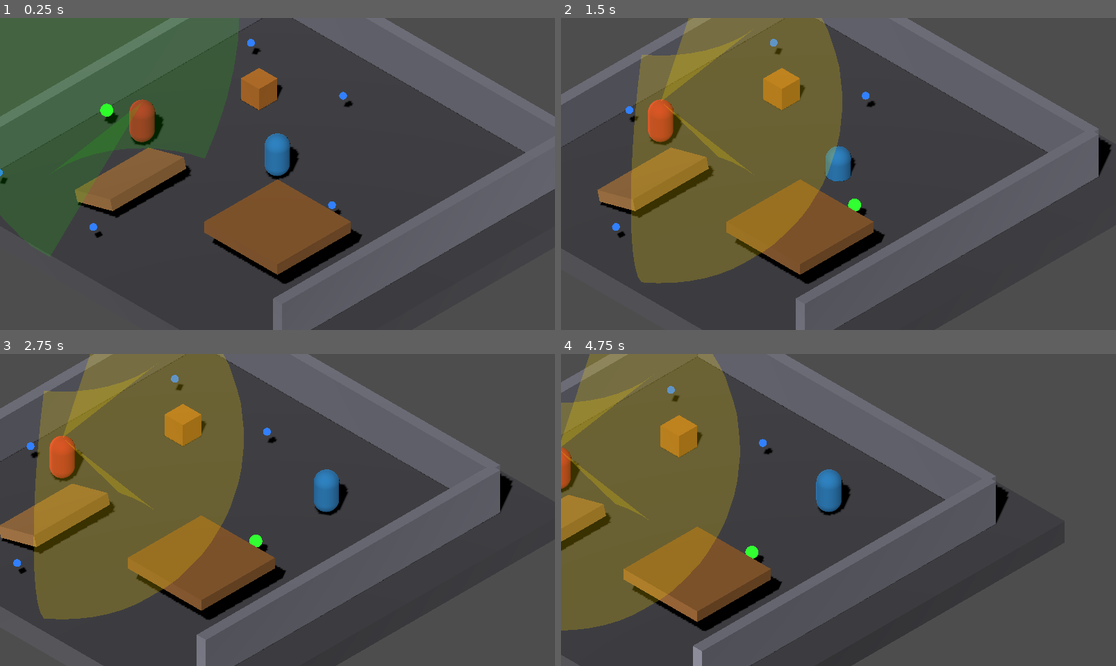
Above: before the commit, frames 1-4 (two rows, left to right).
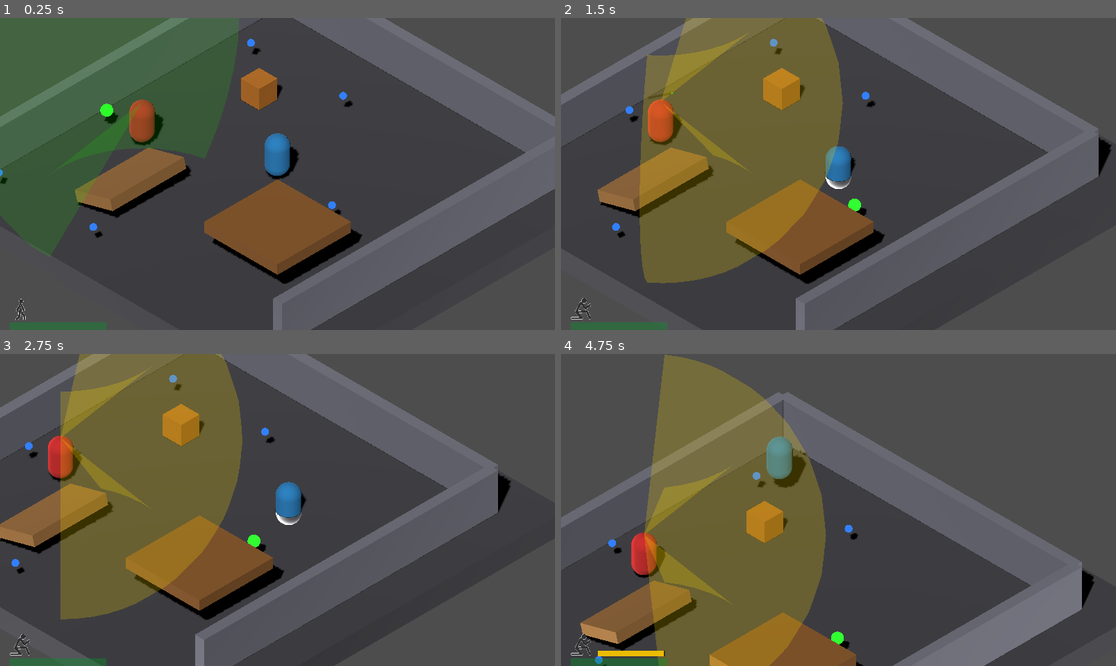
Above: after the commit, the same moments.

Repository: czoesq/3d-stealth
Game: Godot game, scene res://test_world.tscn
Same seed, same stepped clock (60 frames per second), same inputs: the game is played once before the commit and once after it.
Inputs:
- Up to frame 1 (0.25 s): no input
- Up to frame 2 (1.5 s): tap Enter at 0.5 s; hold D (move_right) 0.53-1.28 s; hold E (knockout) 0.53-1.28 s; tap C (crouch_toggle) at 0.6 s; tap Space (jump) at 0.77 s; hold Q (lethal_takedown) from 1.28 s (still down); tap E (knockout) at 1.35 s
- Up to frame 3 (2.75 s): tap Space (jump) at 1.52 s; tap Shift (sprint) at 1.55 s; release Q (lethal_takedown) at 2.03 s; hold D (move_right) from 2.03 s (still down); hold Shift (sprint) from 2.03 s (still down); tap C (crouch_toggle) at 2.3 s
- Up to frame 4 (4.75 s): release D (move_right) at 2.78 s; release Shift (sprint) at 2.78 s; hold W (move_forward) 2.78-3.53 s; tap C (crouch_toggle) at 2.85, 4.55 s; tap Space (jump) at 3.02, 3.77, 4.52 s; tap E (knockout) at 3.05 s; hold E (knockout) 3.53-4.28 s; hold A (move_left) from 3.53 s (still down); tap Shift (sprint) at 3.8, 4.35 s

The runs differ from the first frame. In frame 1, 0.5% of the frame differs, in the area x 1-20%, y 89-100%; in frame 2, 1.8%; in frame 3, 7.6%; in frame 4, 53%, in the area x 0-97%, y 0-100%.

Commit message:
feat: outline shader (per-height-raycast occlusion + rim), enemy SEARCH sweep, sprint toggle, stamina/health/HUD
- Outline: 32-ray per-height occlusion from camera, rim/Fresnel shader,
  avoids hint_depth_texture (returns 1.0 in spatial shaders, unsupported
  in canvas_item)
- Enemy SEARCH: sweeps vision ±60° at 25°/s around _search_target
- Sprint toggle (hold→press), auto-uncrouch on sprint tap
- Stamina (max=100, drain=20/s sprint, recharge=25/s), depletion forces
  normal mode
- Health (max=100), take_damage/heal methods, signals
- PlayerHUD: stance icon, stamina bar (hidden at 100%, white flash on
  depletion), health bar (faded at 100%)
- sprint toggle uncrouches + enables sprint

Diff:
--- a/Scripts/AI/TakedownIndicator.gd
+++ b/Scripts/AI/TakedownIndicator.gd
@@ -2,11 +2,17 @@
 
 var knockout_panel: Node3D
 var lethal_panel: Node3D
-var progress_bar: MeshInstance3D
 var indicator_visible: bool = false
 var _ko_label: Label3D
 var _knockout_mat: StandardMaterial3D
 var _lethal_mat: StandardMaterial3D
+var _ko_bg_mesh: MeshInstance3D
+var _lethal_bg_mesh: MeshInstance3D
+var _ko_fill_mesh: MeshInstance3D
+var _ko_fill_mat: StandardMaterial3D
+var _ko_default_color: Color
+var _lethal_default_color: Color
+var _flash_tween: Tween
 
 
 func _ready() -> void:
@@ -19,20 +25,21 @@
 	_lethal_mat = StandardMaterial3D.new()
 	_lethal_mat.albedo_color = Color(0.9, 0.15, 0.1, 0.85)
 	_lethal_mat.shading_mode = BaseMaterial3D.SHADING_MODE_UNSHADED
-	_lethal_mat.billboard_mode = BaseMaterial3D.BILLBOARD_ENABLED
+	_lethal_mat.transparency = BaseMaterial3D.TRANSPARENCY_ALPHA
 	_lethal_mat.cull_mode = BaseMaterial3D.CULL_DISABLED
+	_lethal_default_color = _lethal_mat.albedo_color
 
 	lethal_panel = Node3D.new()
 	lethal_panel.name = "LethalPanel"
 	lethal_panel.position = Vector3(-0.8, 0, 0)
 	add_child(lethal_panel)
 
-	var lethal_bg := MeshInstance3D.new()
+	_lethal_bg_mesh = MeshInstance3D.new()
 	var lethal_quad := QuadMesh.new()
 	lethal_quad.size = Vector2(0.9, 0.9)
-	lethal_bg.mesh = lethal_quad
-	lethal_bg.material_override = _lethal_mat
-	lethal_panel.add_child(lethal_bg)
+	_lethal_bg_mesh.mesh = lethal_quad
+	_lethal_bg_mesh.material_override = _lethal_mat
+	lethal_panel.add_child(_lethal_bg_mesh)
 
 	var lethal_label := Label3D.new()
 	lethal_label.text = "Q"
@@ -46,20 +53,35 @@
 	_knockout_mat = StandardMaterial3D.new()
 	_knockout_mat.albedo_color = Color(0.9, 0.8, 0.1, 0.85)
 	_knockout_mat.shading_mode = BaseMaterial3D.SHADING_MODE_UNSHADED
-	_knockout_mat.billboard_mode = BaseMaterial3D.BILLBOARD_ENABLED
+	_knockout_mat.transparency = BaseMaterial3D.TRANSPARENCY_ALPHA
 	_knockout_mat.cull_mode = BaseMaterial3D.CULL_DISABLED
+	_ko_default_color = _knockout_mat.albedo_color
 
 	knockout_panel = Node3D.new()
 	knockout_panel.name = "KnockoutPanel"
 	knockout_panel.position = Vector3(0.8, 0, 0)
 	add_child(knockout_panel)
 
-	var ko_bg := MeshInstance3D.new()
+	_ko_bg_mesh = MeshInstance3D.new()
 	var ko_quad := QuadMesh.new()
 	ko_quad.size = Vector2(0.9, 0.9)
-	ko_bg.mesh = ko_quad
-	ko_bg.material_override = _knockout_mat
-	knockout_panel.add_child(ko_bg)
+	_ko_bg_mesh.mesh = ko_quad
+	_ko_bg_mesh.material_override = _knockout_mat
+	knockout_panel.add_child(_ko_bg_mesh)
+
+	_ko_fill_mat = StandardMaterial3D.new()
+	_ko_fill_mat.albedo_color = Color(0.9, 0.8, 0.1, 0.85)
+	_ko_fill_mat.shading_mode = BaseMaterial3D.SHADING_MODE_UNSHADED
+	_ko_fill_mat.transparency = BaseMaterial3D.TRANSPARENCY_ALPHA
+	_ko_fill_mat.cull_mode = BaseMaterial3D.CULL_DISABLED
+
+	_ko_fill_mesh = MeshInstance3D.new()
+	var fill_quad := QuadMesh.new()
+	fill_quad.size = Vector2(0.9, 0.9)
+	_ko_fill_mesh.mesh = fill_quad
+	_ko_fill_mesh.material_override = _ko_fill_mat
+	_ko_fill_mesh.visible = false
+	knockout_panel.add_child(_ko_fill_mesh)
 
 	_ko_label = Label3D.new()
 	_ko_label.text = "E"
@@ -69,19 +91,6 @@
 	_ko_label.modulate = Color(1, 1, 1, 1)
 	_ko_label.position = Vector3(0, 0, 0.01)
 	knockout_panel.add_child(_ko_label)
-
-	var progress_mat := StandardMaterial3D.new()
-	progress_mat.albedo_color = Color(0.3, 0.9, 0.3, 0.9)
-	progress_mat.shading_mode = BaseMaterial3D.SHADING_MODE_UNSHADED
-	progress_mat.billboard_mode = BaseMaterial3D.BILLBOARD_ENABLED
-
-	progress_bar = MeshInstance3D.new()
-	var progress_quad := QuadMesh.new()
-	progress_quad.size = Vector2(0.0, 0.12)
-	progress_bar.mesh = progress_quad
-	progress_bar.material_override = progress_mat
-	progress_bar.position = Vector3(0, -0.55, 0.01)
-	knockout_panel.add_child(progress_bar)
 
 	visible = false
 
@@ -98,7 +107,7 @@
 		var up := Vector3.UP
 		if abs(look_dir.dot(up)) > 0.99:
 			up = Vector3.FORWARD
-		var target_basis := Basis.looking_at(look_dir, up)
+		var target_basis := Basis.looking_at(-look_dir, up)
 		transform.basis = target_basis
 
 
@@ -106,17 +115,20 @@
 	match mode:
 		"takedown":
 			lethal_panel.visible = true
-			_knockout_mat.albedo_color = Color(0.9, 0.8, 0.1, 0.85)
+			_ko_default_color = Color(0.9, 0.8, 0.1, 0.85)
+			_knockout_mat.albedo_color = _ko_default_color
 			_ko_label.text = "E"
 			knockout_panel.position.x = 0.8
 		"drag":
 			lethal_panel.visible = false
-			_knockout_mat.albedo_color = Color(0.9, 0.8, 0.1, 0.85)
+			_ko_default_color = Color(0.9, 0.8, 0.1, 0.85)
+			_knockout_mat.albedo_color = _ko_default_color
 			_ko_label.text = "E"
 			knockout_panel.position.x = 0.0
 		"drop":
 			lethal_panel.visible = false
-			_knockout_mat.albedo_color = Color(0.2, 0.9, 0.3, 0.85)
+			_ko_default_color = Color(0.2, 0.9, 0.3, 0.85)
+			_knockout_mat.albedo_color = _ko_default_color
 			_ko_label.text = "DROP"
 			knockout_panel.position.x = 0.0
 
@@ -124,12 +136,39 @@
 func show_indicators(state: bool) -> void:
 	indicator_visible = state
 	visible = state
+	if _flash_tween:
+		_flash_tween.kill()
+		_flash_tween = null
 	if not state:
 		update_hold_progress(0.0)
 
 
 func update_hold_progress(pct: float) -> void:
 	pct = clampf(pct, 0.0, 1.0)
-	if progress_bar and progress_bar.mesh is QuadMesh:
-		var qm := progress_bar.mesh as QuadMesh
-		qm.size = Vector2(0.75 * pct, 0.12)
+	if pct > 0.0:
+		_ko_fill_mesh.visible = true
+		_ko_fill_mesh.scale.y = pct
+		_ko_fill_mesh.position.y = -0.45 * (1.0 - pct)
+		_knockout_mat.albedo_color = Color(0.0, 0.0, 0.0, 0.7)
+	else:
+		_ko_fill_mesh.visible = false
+		_knockout_mat.albedo_color = _ko_default_color
+
+
+func flash_indicators(panel: String) -> void:
+	if _flash_tween:
+		_flash_tween.kill()
+	_flash_tween = create_tween()
+	var mat: StandardMaterial3D
+	var default_color: Color
+	match panel:
+		"lethal":
+			mat = _lethal_mat
+			default_color = _lethal_default_color
+		"knockout":
+			mat = _knockout_mat
+			default_color = _ko_default_color
+		_:
+			return
+	_flash_tween.tween_property(mat, "albedo_color", Color.WHITE, 0.1)
+	_flash_tween.tween_property(mat, "albedo_color", default_color, 0.4)
--- a/Scripts/AI/enemy_controller.gd
+++ b/Scripts/AI/enemy_controller.gd
@@ -33,6 +33,10 @@
 @export var chase_speed: float = 5.0
 @export var suspicious_speed: float = 3.5
 @export var angular_speed: float = 180.0
+
+@export_group("Search")
+@export var search_sweep_range: float = 60.0
+@export var search_sweep_speed: float = 25.0
 
 @export_group("Knocked Out")
 @export var revive_time: float = 4.0
@@ -65,6 +69,8 @@
 var _current_alarm_panel: Node3D = null
 var _get_help_target: Vector3
 var _investigate_timer: float = 0.0
+var _sweep_angle: float = 0.0
+var _sweep_dir: float = 1.0
 var _detection_bar_bg: MeshInstance3D
 var _detection_bar_fill: MeshInstance3D
 var _detection_bar_root: Node3D
@@ -540,6 +546,8 @@
 	state = State.SEARCH
 	_search_timer = 0.0
 	_has_last_known_pos = true
+	_sweep_angle = 0.0
+	_sweep_dir = 1.0
 	if player_in_sight and player:
 		_search_target = player.global_position
 	elif player:
@@ -550,7 +558,19 @@
 
 func _process_search(delta: float) -> void:
 	velocity = velocity.lerp(Vector3.ZERO, 4.0 * delta)
-	_rotate_look(_search_target, delta)
+
+	_sweep_angle += _sweep_dir * search_sweep_speed * delta
+	if abs(_sweep_angle) > search_sweep_range:
+		_sweep_dir *= -1
+		_sweep_angle = clampf(_sweep_angle, -search_sweep_range, search_sweep_range)
+
+	var dir := (_search_target - global_position).normalized()
+	dir.y = 0.0
+	if dir.length_squared() > 0.0:
+		var swept := dir.rotated(Vector3.UP, deg_to_rad(_sweep_angle))
+		var target_basis := Basis.looking_at(swept, Vector3.UP)
+		transform.basis = transform.basis.slerp(target_basis, turn_rate * delta)
+
 	_search_timer += delta
 
 
@@ -1124,3 +1144,9 @@
 	var ind := find_child("TakedownIndicator", true, false)
 	if ind and ind.has_method("update_hold_progress"):
 		ind.update_hold_progress(pct)
+
+
+func flash_indicators(panel: String) -> void:
+	var ind := find_child("TakedownIndicator", true, false)
+	if ind and ind.has_method("flash_indicators"):
+		ind.flash_indicators(panel)
--- a/Scripts/Player/PlayerTakedownController.gd
+++ b/Scripts/Player/PlayerTakedownController.gd
@@ -20,6 +20,7 @@
 var dragging: bool = false
 var _dragged_enemy: Node3D = null
 var _drag_hold_timer: float = 0.0
+var _hold_locked_target: Node3D = null
 
 @onready var camera: Camera3D = get_viewport().get_camera_3d()
 
@@ -37,6 +38,18 @@
 		return
 
 	takedown_cooldown -= delta
+
+	if _hold_locked_target and hold_progress > 0.0:
+		if not is_instance_valid(_hold_locked_target):
+			_hold_locked_target = null
+			hold_progress = 0.0
+			_clear_indicators()
+			return
+		current_target = _hold_locked_target
+		current_target_type = TargetType.TAKEDOWN
+		_process_takedown_input(delta)
+		return
+
 	if takedown_cooldown > 0.0:
 		_clear_indicators()
 		return
@@ -57,9 +70,11 @@
 
 
 func _process_takedown_input(delta: float) -> void:
-	if not _is_valid_takedown_target(current_target):
-		_clear_current_target()
-		return
+	if hold_progress <= 0.0:
+		if not _is_valid_takedown_target(current_target):
+			_clear_current_target()
+			return
+		_hold_locked_target = current_target
 
 	if Input.is_action_just_pressed("lethal_takedown"):
 		_perform_lethal_takedown(current_target)
@@ -73,6 +88,7 @@
 	else:
 		hold_progress = 0.0
 		current_target.update_hold_progress(0.0)
+		_hold_locked_target = null
 
 
 func _process_drag_input(delta: float) -> void:
@@ -225,10 +241,13 @@
 		_last_indicator_target.update_hold_progress(0.0)
 	_last_indicator_target = null
 	current_target = null
+	_hold_locked_target = null
+	hold_progress = 0.0
 
 
 func _clear_current_target() -> void:
 	current_target = null
+	_hold_locked_target = null
 	hold_progress = 0.0
 	if _last_indicator_target:
 		_last_indicator_target.update_hold_progress(0.0)
@@ -238,7 +257,10 @@
 	if not _is_valid_takedown_target(target):
 		return
 	takedown_active = true
-	_clear_indicators()
+	_hold_locked_target = null
+
+	if is_instance_valid(target) and target.has_method("flash_indicators"):
+		target.flash_indicators("lethal")
 
 	var enemy_pos := target.global_position
 	var dir_to_player := (player.global_position - enemy_pos).normalized()
@@ -259,18 +281,20 @@
 	if is_instance_valid(target) and target.has_method("kill"):
 		target.kill()
 
+	_clear_indicators()
+
 	if player.has_method("set_takedown_active"):
 		player.set_takedown_active(false)
 
 	takedown_active = false
 	takedown_cooldown = 0.3
 
-
 func _perform_knockout_takedown(target: Node3D) -> void:
-	if not _is_valid_takedown_target(target):
-		return
 	takedown_active = true
-	_clear_indicators()
+	_hold_locked_target = null
+
+	if is_instance_valid(target) and target.has_method("flash_indicators"):
+		target.flash_indicators("knockout")
 
 	var enemy_pos := target.global_position
 	var dir_to_player := (player.global_position - enemy_pos).normalized()
@@ -291,6 +315,8 @@
 	if is_instance_valid(target) and target.has_method("knock_out"):
 		target.knock_out()
 
+	_clear_indicators()
+
 	if player.has_method("set_takedown_active"):
 		player.set_takedown_active(false)
 
--- a/Scripts/Player/player_controller.gd
+++ b/Scripts/Player/player_controller.gd
@@ -25,6 +25,14 @@
 @export var crouch_transition_speed: float = 8.0
 var normal_collision_height: float = 1.8
 
+@export_group("Stamina")
+@export var max_stamina: float = 100.0
+@export var stamina_drain_rate: float = 20.0
+@export var stamina_recharge_rate: float = 25.0
+
+@export_group("Health")
+@export var max_health: float = 100.0
+
 @export_group("Sprint Noise")
 @export var sprint_noise_rate: float = 1.0
 @export var max_noise: float = 100.0
@@ -49,6 +57,12 @@
 var takedown_active: bool = false
 var dragging: bool = false
 var collision_shape: CollisionShape3D
+var _outline_mesh: MeshInstance3D
+var _occlusion_timer: float = 0.0
+
+var stamina: float = 100.0
+var health: float = 100.0
+
 @onready var camera: Camera3D = get_viewport().get_camera_3d()
 
 
@@ -57,6 +71,9 @@
 signal movement_state_changed(state: String)
 signal detected
 signal player_visibility_changed(visible: bool)
+signal stamina_changed(current: float, max_val: float)
+signal stamina_depleted
+signal health_changed(current: float, max_val: float)
 
 
 func _ready() -> void:
@@ -67,8 +84,14 @@
 
 	current_stealth = max_stealth
 	stealth_changed.emit(current_stealth)
+	stamina = max_stamina
+	stamina_changed.emit(stamina, max_stamina)
+	health = max_health
+	health_changed.emit(health, max_health)
 
 	_setup_takedown_controller()
+	_setup_outline()
+	_setup_hud()
 
 
 func _setup_takedown_controller() -> void:
@@ -78,6 +101,70 @@
 	add_child(ctrl)
 
 
+func _setup_hud() -> void:
+	var HUD := preload("res://Scripts/UI/PlayerHUD.gd")
+	var hud := HUD.new()
+	hud.name = "PlayerHUD"
+	add_child(hud)
+
+
+func _setup_outline() -> void:
+	var original_mesh := $MeshInstance3D as MeshInstance3D
+	if not original_mesh or not original_mesh.mesh is CapsuleMesh:
+		return
+	var cap := original_mesh.mesh as CapsuleMesh
+	var dup_mesh := CapsuleMesh.new()
+	dup_mesh.height = cap.height
+	dup_mesh.radius = cap.radius
+	var mat := ShaderMaterial.new()
+	mat.shader = preload("res://Shaders/player_outline.gdshader")
+	_outline_mesh = MeshInstance3D.new()
+	_outline_mesh.name = "OutlineMesh"
+	_outline_mesh.mesh = dup_mesh
+	_outline_mesh.material_override = mat
+	add_child(_outline_mesh)
+
+
+func _update_outline_occlusion() -> void:
+	if not _outline_mesh or not camera:
+		return
+
+	_occlusion_timer -= get_physics_process_delta_time()
+	if _occlusion_timer > 0.0:
+		return
+	_occlusion_timer = 0.1
+
+	var space := get_world_3d().direct_space_state
+	if not space:
+		_outline_mesh.visible = false
+		return
+
+	var origin := camera.global_position
+	var num_samples := 32
+	var data: Array[float] = []
+	data.resize(num_samples)
+	var any_occluded := false
+
+	for i in num_samples:
+		var h := -0.9 + 1.8 * float(i) / float(num_samples - 1)
+		var p := global_position + Vector3(0, h, 0)
+		var dist := origin.distance_to(p)
+		var query := PhysicsRayQueryParameters3D.create(origin, p)
+		query.exclude = [self]
+		var hit := space.intersect_ray(query)
+		if hit and origin.distance_to(hit.position) < dist - 0.05:
+			data[i] = 1.0
+			any_occluded = true
+		else:
+			data[i] = 0.0
+
+	var mat := _outline_mesh.material_override as ShaderMaterial
+	if mat:
+		mat.set_shader_parameter("occlusion_data", data)
+
+	_outline_mesh.visible = any_occluded
+
+
 func _physics_process(delta: float) -> void:
 	if takedown_active:
 		velocity = Vector3.ZERO
@@ -96,8 +183,10 @@
 	_rotate_to_movement(move_dir, delta)
 
 	_update_crouch_collision(delta)
+	_update_stamina(delta)
 	_update_stealth(delta)
 	_update_noise(delta)
+	_update_outline_occlusion()
 	was_on_floor = is_on_floor()
 
 
@@ -115,6 +204,9 @@
 	if Input.is_action_just_pressed("crouch_toggle"):
 		crouching = not crouching
 		movement_state_changed.emit("crouch" if crouching else "walk")
+		if crouching and sprinting:
+			sprinting = false
+			movement_state_changed.emit("crouch")
 
 	if Input.is_action_just_pressed("toggle_invisibility"):
 		invisible_to_ai = not invisible_to_ai
@@ -122,8 +214,14 @@
 	if Input.is_action_just_pressed("skill_debug_toggle"):
 		_toggle_skill_debug()
 
-	var moving := _get_input_direction().length_squared() > 0.01
-	sprinting = Input.is_action_pressed("sprint") and not crouching and moving
+	if Input.is_action_just_pressed("sprint"):
+		if sprinting:
+			sprinting = false
+			movement_state_changed.emit("walk" if not crouching else "crouch")
+		elif stamina > 0.0:
+			crouching = false
+			sprinting = true
+			movement_state_changed.emit("sprint")
 
 
 func _get_input_direction() -> Vector2:
@@ -188,6 +286,29 @@
 	capsule.height = move_toward(capsule.height, target_height, crouch_transition_speed * delta)
 
 
+func _update_stamina(delta: float) -> void:
+	if sprinting and _get_input_direction().length_squared() > 0.01:
+		stamina = maxf(stamina - stamina_drain_rate * delta, 0.0)
+		stamina_changed.emit(stamina, max_stamina)
+		if stamina <= 0.0:
+			sprinting = false
+			movement_state_changed.emit("walk" if not crouching else "crouch")
+			stamina_depleted.emit()
+	elif stamina < max_stamina:
+		stamina = minf(stamina + stamina_recharge_rate * delta, max_stamina)
+		stamina_changed.emit(stamina, max_stamina)
+
+
+func take_damage(amount: float) -> void:
+	health = maxf(health - amount, 0.0)
+	health_changed.emit(health, max_health)
+
+
+func heal(amount: float) -> void:
+	health = minf(health + amount, max_health)
+	health_changed.emit(health, max_health)
+
+
 func _update_stealth(delta: float) -> void:
 	## Recovery when not actively detected.
 	## Hook: Check detection system status here —
@@ -236,6 +357,8 @@
 func get_visibility_factor() -> float:
 	return 0.0 if not player_visible else 1.0
 
+
+
 func _toggle_skill_debug() -> void:
 	var existing := get_tree().current_scene.find_child("SkillDebugUI", false, false)
 	if existing:
--- /dev/null
+++ b/Scripts/UI/PlayerHUD.gd
@@ -0,0 +1,129 @@
+extends CanvasLayer
+
+var _stance_icon: TextureRect
+var _stamina_bg: ColorRect
+var _stamina_fill: ColorRect
+var _health_bg: ColorRect
+var _health_fill: ColorRect
+var _player: Node
+var _normal_stamina_color: Color = Color(1.0, 0.8, 0.0, 0.9)
+var _full_health_color: Color = Color(0.0, 0.8, 0.2, 0.9)
+
+const ICON_CROUCH := preload("res://UI/HUD/icon-crouching.png")
+const ICON_WALK := preload("res://UI/HUD/icon-walking.png")
+const ICON_SPRINT := preload("res://UI/HUD/icon-sprinting.png")
+
+
+func _ready() -> void:
+	var root := Control.new()
+	root.name = "HUDContainer"
+	add_child(root)
+
+	_stance_icon = TextureRect.new()
+	_stance_icon.name = "StanceIcon"
+	_stance_icon.expand_mode = TextureRect.EXPAND_IGNORE_SIZE
+	_stance_icon.stretch_mode = TextureRect.STRETCH_KEEP_ASPECT_CENTERED
+	root.add_child(_stance_icon)
+
+	_stamina_bg = ColorRect.new()
+	_stamina_bg.name = "StaminaBg"
+	_stamina_bg.color = Color(0.15, 0.15, 0.15, 0.8)
+	root.add_child(_stamina_bg)
+
+	_stamina_fill = ColorRect.new()
+	_stamina_fill.name = "StaminaFill"
+	_stamina_fill.color = _normal_stamina_color
+	root.add_child(_stamina_fill)
+
+	_health_bg = ColorRect.new()
+	_health_bg.name = "HealthBg"
+	_health_bg.color = Color(0.12, 0.12, 0.12, 0.7)
+	root.add_child(_health_bg)
+
+	_health_fill = ColorRect.new()
+	_health_fill.name = "HealthFill"
+	_health_fill.color = _full_health_color
+	root.add_child(_health_fill)
+
+	call_deferred("_layout")
+	get_viewport().size_changed.connect(_layout)
+
+	call_deferred("_find_player")
+
+
+func _find_player() -> void:
+	var players := get_tree().get_nodes_in_group("player")
+	if players.is_empty():
+		return
+	_player = players[0]
+	_player.movement_state_changed.connect(_on_movement_state)
+	_player.stamina_changed.connect(_on_stamina)
+	_player.stamina_depleted.connect(_on_stamina_depleted)
+	_player.health_changed.connect(_on_health)
+	_on_movement_state("walk")
+	_on_stamina(_player.stamina, _player.max_stamina)
+	_on_health(_player.health, _player.max_health)
+
+
+func _layout() -> void:
+	var vs = get_viewport().size
+	if vs.length_squared() <= 0.0:
+		return
+	var m := 20
+	var icon_s := 48
+	var bar_gap := 8
+
+	_stance_icon.position = Vector2(m, vs.y - m - icon_s)
+	_stance_icon.size = Vector2(icon_s, icon_s)
+
+	var sw := 140
+	var sh := 12
+	_stamina_bg.position = Vector2(m + icon_s + bar_gap, vs.y - m - sh)
+	_stamina_bg.size = Vector2(sw, sh)
+	_stamina_fill.position = _stamina_bg.position
+	_stamina_fill.size = Vector2(sw, sh)
+
+	var hw := 200
+	var hh := 16
+	_health_bg.position = Vector2(m, _stamina_bg.position.y + sh + 4)
+	_health_bg.size = Vector2(hw, hh)
+	_health_fill.position = _health_bg.position
+	_health_fill.size = Vector2(hw, hh)
+
+
+func _on_movement_state(s: String) -> void:
+	match s:
+		"crouch":
+			_stance_icon.texture = ICON_CROUCH
+		"sprint":
+			_stance_icon.texture = ICON_SPRINT
+		_:
+			_stance_icon.texture = ICON_WALK
+
+
+func _on_stamina(current: float, max_val: float) -> void:
+	var pct := current / max_val
+	_stamina_fill.size.x = _stamina_bg.size.x * pct
+	if current >= max_val:
+		_stamina_bg.hide()
+		_stamina_fill.hide()
+	else:
+		_stamina_bg.show()
+		_stamina_fill.show()
+
+
+func _on_stamina_depleted() -> void:
+	var tween := create_tween()
+	tween.tween_property(_stamina_fill, "color", Color.WHITE, 0.1)
+	tween.tween_property(_stamina_fill, "color", _normal_stamina_color, 0.4)
+
+
+func _on_health(current: float, max_val: float) -> void:
+	var pct := current / max_val
+	_health_fill.size.x = _health_bg.size.x * pct
+	if current >= max_val:
+		_health_bg.modulate = Color(1, 1, 1, 0.3)
+		_health_fill.modulate = Color(1, 1, 1, 0.3)
+	else:
+		_health_bg.modulate = Color.WHITE
+		_health_fill.modulate = Color.WHITE
--- /dev/null
+++ b/Shaders/player_outline.gdshader
@@ -0,0 +1,22 @@
+shader_type spatial;
+render_mode unshaded, depth_test_disabled, depth_draw_never, blend_mix, cull_back;
+
+uniform float occlusion_data[32];
+
+varying float height;
+
+void vertex() {
+	height = clamp((VERTEX.y + 0.9) / 1.8, 0.0, 1.0);
+}
+
+void fragment() {
+	float occ = occlusion_data[int(height * 31.0)];
+
+	vec3 cam_pos = (INV_VIEW_MATRIX * vec4(0.0, 0.0, 0.0, 1.0)).xyz;
+	vec3 view_dir = normalize(cam_pos - VERTEX);
+	float rim = 1.0 - max(0.0, dot(normalize(NORMAL), view_dir));
+	rim = pow(rim, 2.5);
+
+	ALBEDO = vec3(1.0);
+	ALPHA = rim * occ;
+}
--- a/test_world.tscn
+++ b/test_world.tscn
@@ -154,7 +154,10 @@
 [node name="Enemy" parent="." unique_id=1100535285 instance=ExtResource("3")]
 transform = Transform3D(1, 0, 0, 0, 1, 0, 0, 0, 1, -5, 0.9, 2)
 vision_range = 7.0
-suspicious_threshold = 100.0
+sight_detection_rate = 16.0
+movement_multiplier = 3.0
+search_sweep_range = 30.0
+search_sweep_speed = 5.0
 debug = true
 
 [node name="VisionRay" parent="Enemy" index="5"]
Not shown, added: Scripts/UI/PlayerHUD.gd.uid
Not shown, added: Shaders/player_outline.gdshader.uid
Not shown, changed: CODEBASE.md
